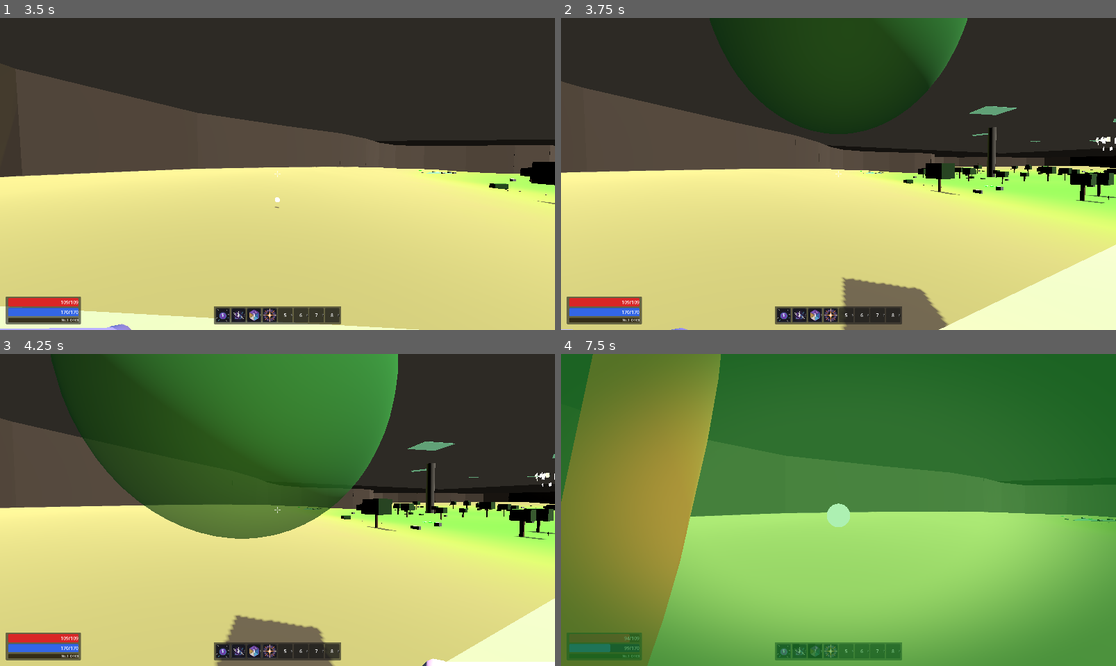
Above: before the commit, frames 1-4 (two rows, left to right).
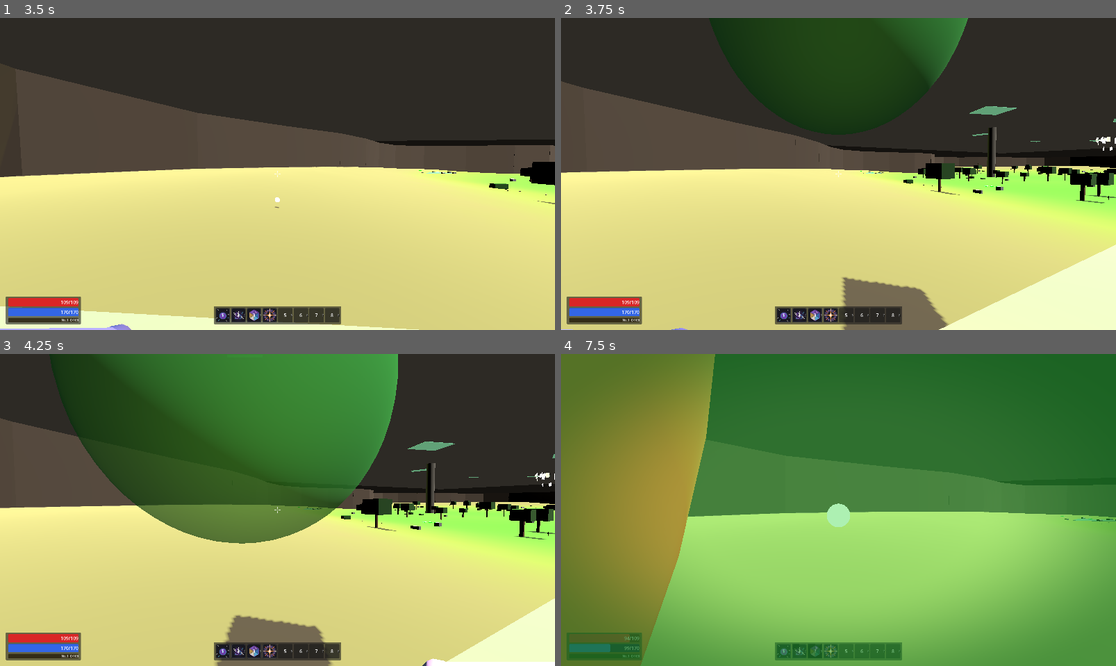
Above: after the commit, the same moments.

Repository: Jouyancito/another-game-of-dungeon
Game: Godot game, scene res://scenes/levels/floor1_prairie.tscn
The game is run twice, just before and just after one commit, with the same random seed, the same clock (stepped at 60 frames per second) and the same inputs. This scene is started directly instead of the project's main scene.
Inputs (mouse positions are in pixels of both pictures, inside the frame that each line leads up to):
- Up to frame 1 (3.5 s): tap Enter at 0.5 s; move the mouse to (305, 174) at 0.52 s; hold Ctrl (crouch) 0.53-1.28 s; hold W (move_forward) from 0.53 s (still down); click (305, 174) at 0.67 s; tap Space (jump) at 0.77, 1.07, 1.52, 1.82, 3.02, 3.32 s; move the mouse to (249, 174) at 1.27 s; tap E (interact) at 1.35 s; move the mouse to (288, 167) at 2.02 s; hold Shift (sprint) 2.03-2.78 s; move the mouse to (271, 180) at 2.77 s; tap F (toggle_torch) at 2.85 s; click (271, 180) at 2.92 s
- Up to frame 2 (3.75 s): keep holding W (move_forward); move the mouse to (877, 177) at 3.52 s; tap K at 3.6 s
- Up to frame 3 (4.25 s): keep holding W (move_forward); tap Space (jump) at 3.77, 4.07 s
- Up to frame 4 (7.5 s): move the mouse to (794, 506) at 4.27 s; tap 1 at 4.35 s; tap Space (jump) at 4.52, 4.82, 6.02, 6.32, 6.77, 7.07 s; move the mouse to (844, 510) at 5.02 s; tap 2 at 5.1 s; click (844, 510) at 5.17 s; move the mouse to (816, 503) at 5.77 s; release W (move_forward) at 5.78 s; hold D (move_right) 5.78-6.53 s; tap 3 at 5.85 s; move the mouse to (866, 510) at 6.52 s; hold W (move_forward) from 6.53 s (still down); tap R at 6.6 s; move the mouse to (810, 510) at 7.27 s; tap 8 at 7.35 s; click (810, 510) at 7.42 s

Frame 1 is identical in both runs. In frame 2, 0.1% of the frame differs, in the area x 26-74%, y 0-95%; in frame 3, 1.1%; in frame 4, 2.1%, in the area x 0-99%, y 0-100%.

Commit message:
fix: full-override enemies must replicate _try_acquire_target
Same bug class as master 4cd59c4 but in enemies that override
_physics_process entirely instead of calling super. Those paths
never see the re-acquire helper, so target stays null forever
when the player spawns after the enemy's _ready ran.

- bandit_archer.gd: archer has its own physics loop (flee/hold/
  approach vs base chase). User reported the archer stood still
  and did nothing — because target never fichó after
  change_scene spawn.
- king_slime.gd: boss action-state dispatch (IDLE/PURSUE/SHIELDING/
  EXECUTE/…). Same defect, preventive fix before a player runs
  into the boss with a deferred spawn.

Both now call _try_acquire_target() when target is null, matching
BaseEnemy._physics_process:253-254.

Audit Auditor 5 already flagged state-machine fragmentation across
Mimic/Wolf/KingSlime/Bird as WARNING — this commit partially
addresses it via the re-acquire duplication, but the full refactor
(unify enemy state machine through a hook pattern) stays on the
roadmap as WAVE 3.

Diff:
--- a/game/scenes/enemy/bandit_archer.gd
+++ b/game/scenes/enemy/bandit_archer.gd
@@ -84,6 +84,11 @@
 	_apply_gravity(delta)
 	_validate_target()
 
+	# Re-scan igual que BaseEnemy — este override no pasa por super, así que
+	# el re-acquire del fix del agro debe replicarse acá para que el archer
+	# también fichara al player spawneado tarde.
+	if target == null:
+		_try_acquire_target()
 	if target == null:
 		_idle_behavior(delta)
 		move_and_slide()
--- a/game/scenes/enemy/king_slime.gd
+++ b/game/scenes/enemy/king_slime.gd
@@ -445,6 +445,11 @@
 	_validate_target()
 	_contact_aura_tick(delta)
 
+	# Re-scan igual que BaseEnemy — override completo de _physics_process implica
+	# replicar el re-acquire del fix del agro para que el boss tampoco quede
+	# colgado si el player spawneó después.
+	if target == null:
+		_try_acquire_target()
 	if target == null:
 		velocity.x = 0.0
 		velocity.z = 0.0
